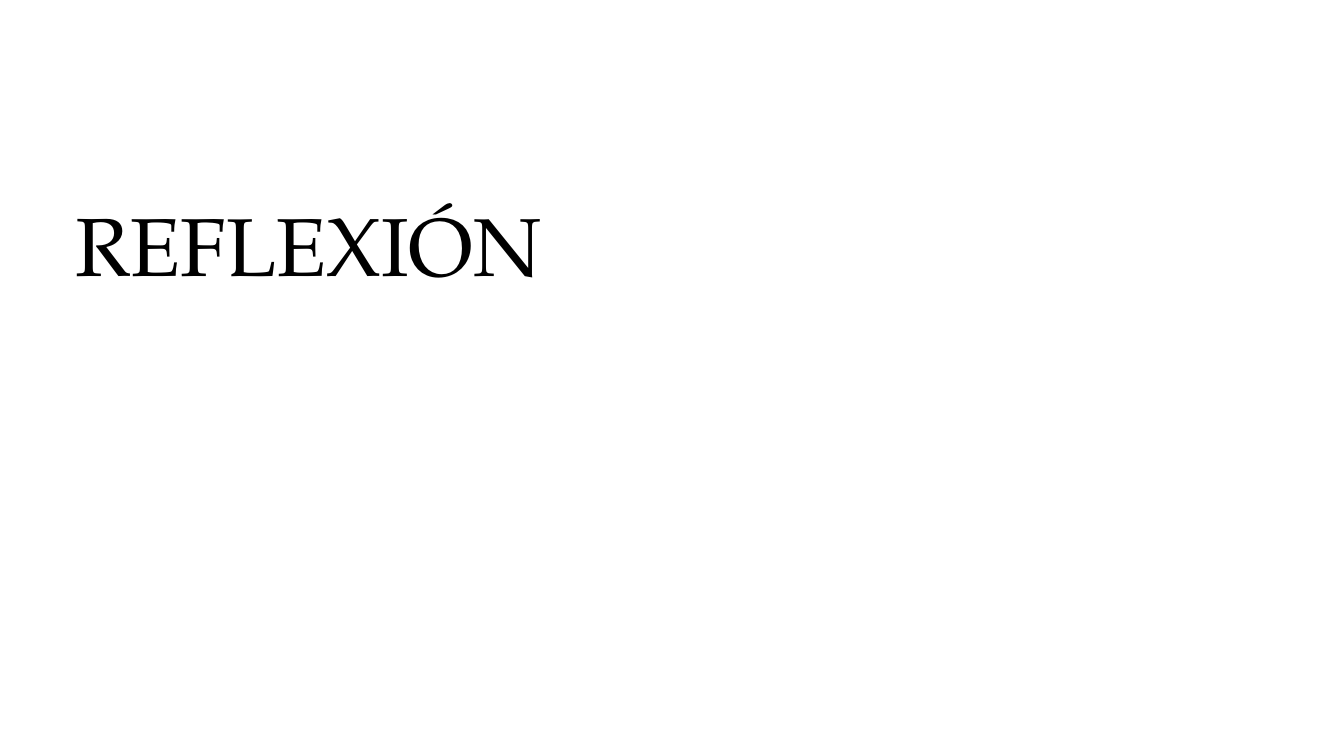
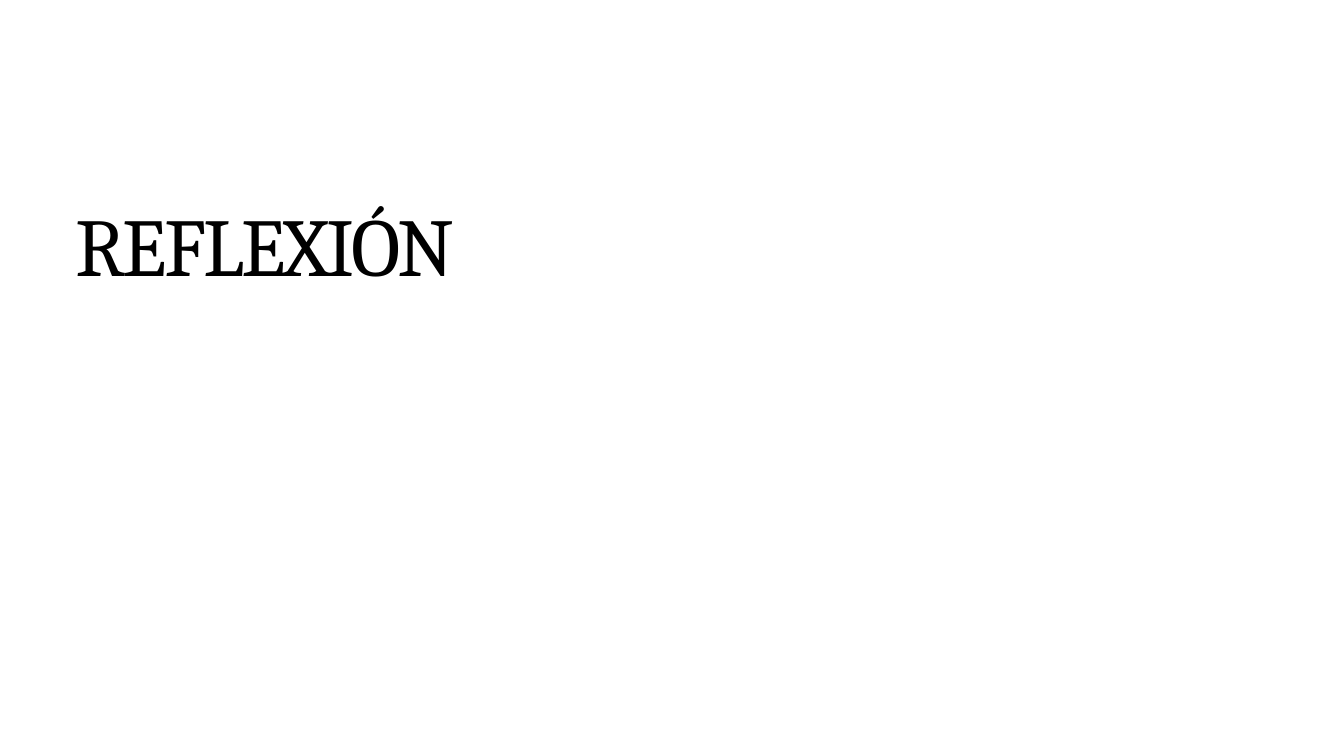
Before and after one commit to slashmagma/Proyecto_Optimisacion_MANANI-, a slide deck: slide 19 of fase 1/Evidencias_Grupales/Presentacíon Proyecto.pptx. Drawn at 1344x756 pixels with LibreOffice and Linux fonts; fonts in the diff are those of the drawing; background and template pictures are left out. Boxes give left, top, right and bottom in pixels: in the first picture for what was removed or moved away, otherwise in the second. Text is boxed around its words. In the diff, an @@ line names an element or a change of style, - is before the commit and + after.

```diff
--- a/fase 1/Evidencias_Grupales/Presentacíon Proyecto.pptx
+++ b/fase 1/Evidencias_Grupales/Presentacíon Proyecto.pptx
@@ title "REFLEXIÓN" at box(76, 206, 455, 277): font TeX Gyre Pagella to Cambria, letter spacing 0 to -3.2 pt; indent changed; line spacing 92.4pt to 1; more space between paragraphs @@
```
Also in this commit, not shown: 19 other slides changed.
